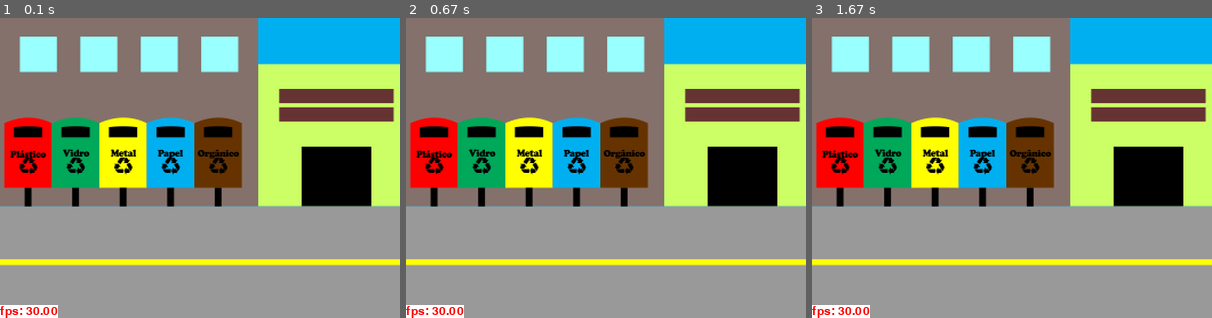
Above: before the commit, frames 1-3 (left to right).
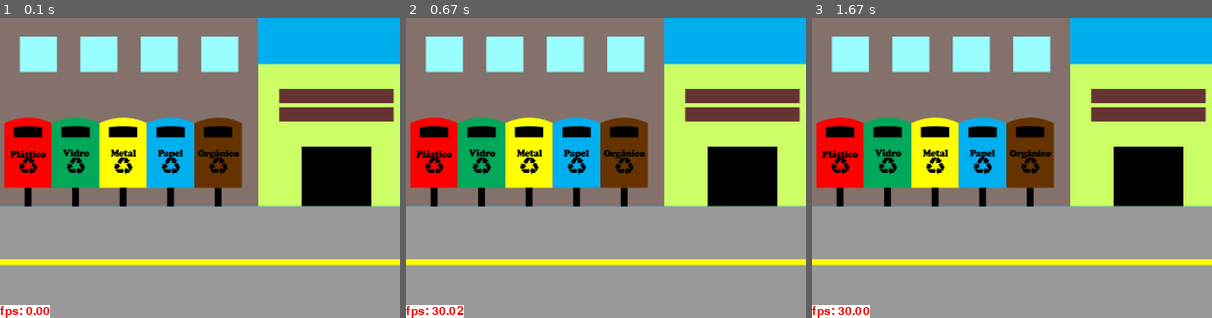
Above: after the commit, the same moments.

Repository: sebastiaoLa/pygame-coleta-seletiva
Game: pygame game, started from joguinho.py
Two runs of this game, one before a commit and one after it. Both use one fixed random seed, a clock stepped at 60 frames per second and the inputs below.
Inputs (mouse positions are % of the whole screen's width and height, from its top left):
- Up to frame 1 (0.1 s): no input
- Up to frame 2 (0.67 s): click (46, 54) at 0.38 s
- Up to frame 3 (1.67 s): click (90, 10) at 1.22 s
The pictures show only the part of the screen within x 0-50%, y 50-100%; the shares and areas given below are measured in that part.

The runs differ from the first frame. In frame 1, 0.2% of the frame differs, in the area x 6-15%, y 95-100%; in frame 2, less than 0.1%; in frame 3, nothing differs.

Commit message:
cleaning some code with pylint &&  convert bg surface to blit faster

Diff:
--- a/joguinho.py
+++ b/joguinho.py
@@ -2,41 +2,27 @@
 Mini game de reciclagem criado por @sebastiaoLa
 """
 
-
 import random
 import sys
 import time
 
+
+from PIL import Image
 import pygame
-from PIL import Image
-from pygame.locals import (
-    K_ESCAPE,
-    KEYDOWN,
-    MOUSEBUTTONUP,
-    MOUSEMOTION,
-    QUIT,
-    K_f
-)
-
-from classes import Trash, Sprite, Batch, Text
-from constants import (
-    RED,
-    WIDTH,
-    WHITE,
-    BLACK,
-    ORGANICO,
-    PAPEL,
-    METAL,
-    PLASTICO,
-    VIDRO,
-    HEIGHT,
-    FPS
-)
+from pygame.constants import (K_ESCAPE, KEYDOWN, MOUSEBUTTONUP, MOUSEMOTION,
+                              QUIT, K_f)
+
+from classes import Batch, Sprite, Text, Trash
+from constants import (BLACK, FPS, HEIGHT, METAL, ORGANICO, PAPEL, PLASTICO,
+                       RED, VIDRO, WHITE, WIDTH)
+
 
 def sair():
     sys.exit()
     pygame.quit()
     exit()
+
+GAME_CLOCK = pygame.time.Clock()
 
 class Game(object):
     """Classe principal com todos os elementos do jogo"""
@@ -284,8 +270,7 @@
 
     def main_loop(self):
         while True:  # main game loop
-            millis = time.time()*1000
-            event_happen = False if not self.animate else True
+            event_happen = self.animate
             for event in pygame.event.get():
                 event_happen = True
                 mouse_clk_pos = (0, 0)
@@ -309,15 +294,16 @@
                         else:
                             sair()
 
-            if self.animate:
-                if self.jogar.get_center()['y'] >= 90:
-                    self.animate = False
-                else:
-                    self.jogar.move(0, int(60.0/FPS))
-                    self.instrucoes.move(0, int(60.0/FPS)*2)
-
             if event_happen:
                 self.playing.draw(self.displaysurf)
+
+                if self.animate:
+                    if self.jogar.get_center()['y'] >= 90:
+                        self.animate = False
+                    else:
+                        self.jogar.move(0, int(60.0/FPS))
+                        self.instrucoes.move(0, int(60.0/FPS)*2)
+
                 if self.instrucoes.clicked is True:
                     instrucoescaixa = Sprite(pygame.image.load(
                         'data/images/menu/instrucoescaixa.png'), self.batch)
@@ -349,18 +335,17 @@
             # self.displaysurf.fill(BLUE,self.trash_bins[PAPEL])
             # self.displaysurf.fill(YELLOW,self.trash_bins[METAL])
             # self.batch.draw()
-            pygame.time.Clock().tick(FPS)
+            GAME_CLOCK.tick(FPS)
             if not self.fps:
                 self.fps = Text(
-                    text='fps: %.2f' % (1000/((time.time()*1000)-millis)),
+                    text='fps: %.2f' % (GAME_CLOCK.get_fps()),
                     batch=self.batch,
                     size=12,
                     background=WHITE
                 )
                 self.fps.get_rect().bottomleft = (0, HEIGHT)
             else:
-                self.fps.update('fps: %.2f' %
-                                (1000/((time.time()*1000)-millis)))
+                self.fps.update('fps: %.2f' % (GAME_CLOCK.get_fps()))
             self.fps.draw(self.displaysurf)
             self.batch.draw()
 
@@ -376,7 +361,7 @@
             self.playing_orig_crt.tobytes(),
             self.playing_orig_crt.size,
             self.playing_orig_crt.mode
-        )
+        ).convert(self.displaysurf)
         if self.ponto == 15:
             self.jogando = False
             self.restart()
@@ -393,7 +378,7 @@
             self.playing_orig_err.tobytes(),
             self.playing_orig_err.size,
             self.playing_orig_err.mode
-        )
+        ).convert(self.displaysurf)
         if self.vidas == 0:
             sound_obj = pygame.mixer.Sound('data/sounds/badswap.wav')
             sound_obj.play()
